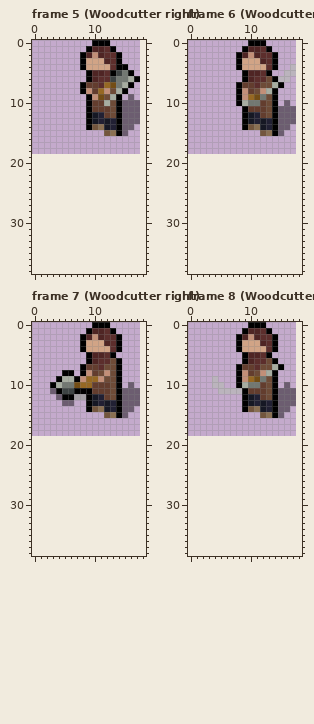
Two states of a pixel-art file, dev/villagers-action.aseprite. The picture above was drawn from the file before the commit.
18x19 pixels, 44 frames. Shown: frame 5 (Woodcutter right), frame 6 (Woodcutter right), frame 7 (Woodcutter right), frame 8 (Woodcutter right). The old version is drawn lined up with the new one, on the new canvas. The commit also changed other frames, which this record leaves out.
And afterwards:
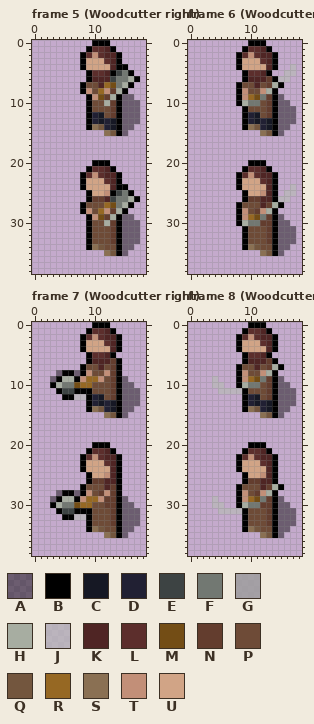
Palette (. is transparent): A #00000073  B #000000  C #161824  D #212033  E #3d4343  F #727872  G #9e9e9ed9  H #a7ada1  J #b8b8b8ba  K #4f2524  L #5c2e2c  M #734d15  N #633d2e  P #6e4b37  Q #73563e  R #966823  S #8a7053  T #c28f78  U #d1a486
Author's note on the commit: Added missing villager sprites.
What changed:
canvas 18x19 -> 19x39
Frame 5 (Woodcutter right):
y 1: x 10..12 KKL -> LLK
y 2: x 9 K -> L; x 11..13 KLL -> LKK
y 3: x 12..13 KL -> LK
y 4: x 13 L -> K
y 5: x 10..12 KKL -> LLK
y 6: x 11..12 LL -> KK
y 7: x 9..11 NNL -> PPK
y 8: x 10 N -> P; x 13 P -> N
y 9: x 12 P -> N; x 15 . -> A
y 10: x 10..11 NN -> PP; x 13 P -> N
y 11: x 10..13 NNNP -> PPPN
y 12: x 10..13 CDNP -> DCPN
y 13: x 10..13 CDCD -> DCDC
y 14: x 10..13 QSCD -> SQDC
y 15: x 12..13 QS -> SQ
y 20: x 10..12 ... -> BBB
y 21: x 9..13 ..... -> BLLKB
y 22: x 8..14 ....... -> BLTLKKB
y 23: x 8..14 ....... -> BUUULKB
y 24: x 8..15 ........ -> BUUUUKBB
y 25: x 9..16 ........ -> BUUTBEFB
y 26: x 9..17 ......... -> BNNKEFFHB
y 27: x 8..16 ......... -> BPPPRMFHB
y 28: x 8..15 ........ -> BTPRTNHB
y 29: x 9..16 ........ -> BTMNHBAA
y 30: x 9..17 ......... -> BPPHNBAAA
y 31..33: x 9..17 ......... -> BPPPNBAAA
y 34: x 9..16 ........ -> BSQPPBAA
y 35: x 12..15 .... -> SQBA
Frame 6 (Woodcutter right):
y 1: x 10..12 KKL -> LLK
y 2: x 9 K -> L; x 11..13 KLL -> LKK
y 3: x 12..13 KL -> LK
y 4: x 13 L -> K
y 5: x 10..12 KKL -> LLK
y 6: x 11..13 LLP -> KKN
y 7: x 9..11 NNL -> PPK; x 13 P -> N
y 8: x 10 N -> P
y 9: x 13 P -> N; x 15 . -> A
y 10: x 12..13 NP -> PN; x 15 . -> A
y 11: x 10..13 NNNP -> PPPN
y 12: x 10..13 CDNP -> DCPN
y 13: x 10..13 CDCD -> DCDC
y 14: x 10..13 QSCD -> SQDC
y 15: x 12..13 QS -> SQ
y 20: x 10..12 ... -> BBB
y 21: x 9..13 ..... -> BLLKB
y 22: x 8..14 ....... -> BLTLKKB
y 23: x 8..14 ....... -> BUUULKB
y 24: x 8..14 ....... -> BUUUUKB; x 17 . -> J
y 25: x 9..14 ...... -> BUUTKB; x 16..17 .. -> JJ
y 26: x 9..16 ........ -> BNNKKBJJ
y 27: x 8..15 ........ -> BPPPKNHB
y 28: x 8..14 ....... -> BTPNTHB
y 29: x 8..15 ........ -> BTRMFNBA
y 30: x 8..16 ......... -> BHFFNNBAA
y 31..33: x 9..17 ......... -> BPPPNBAAA
y 34: x 9..16 ........ -> BSQPPBAA
y 35: x 12..15 .... -> SQBA
Frame 7 (Woodcutter right):
y 1: x 10..12 KKL -> LLK
y 2: x 9 K -> L; x 11..13 KLL -> LKK
y 3: x 12..13 KL -> LK
y 4: x 13 L -> K
y 5: x 10..12 KKL -> LLK
y 6: x 11..13 LLP -> KKN
y 7: x 9..11 NNL -> PPK; x 13 P -> N
y 8: x 4 . -> A; x 7 . -> A; x 10 N -> P; x 13 P -> N
y 9: x 3 . -> A; x 13 P -> N; x 15 . -> A
y 10: x 10..13 NNNP -> PPPN; x 15 . -> A
y 11: x 3 A -> .; x 10..13 NNNP -> PPPN
y 12: x 4 A -> .; x 7..8 GG -> JJ; x 10..13 CDNP -> DCPN
y 13: x 5..6 AA -> ..; x 10..13 CDCD -> DCDC
y 14: x 10..13 QSCD -> SQDC
y 15: x 12..13 QS -> SQ
y 20: x 10..12 ... -> BBB
y 21: x 9..13 ..... -> BLLKB
y 22: x 8..14 ....... -> BLTLKKB
y 23: x 8..14 ....... -> BUUULKB
y 24: x 8..14 ....... -> BUUUUKB
y 25: x 9..14 ...... -> BUUTKB
y 26: x 9..14 ...... -> BNNKKB
y 27: x 8..14 ....... -> BPPPKNB
y 28: x 4..14 ........... -> ABBABTPNTNB
y 29: x 3..15 ............. -> ABHHBTRRTNNBA
y 30: x 3..16 .............. -> BHFFMRRPPNNBAA
y 31: x 4..17 .............. -> BEEBBBPPPNBAAA
y 32: x 5..17 ............. -> BBJJBPPPNBAAA
y 33: x 9..17 ......... -> BPPPNBAAA
y 34: x 9..16 ........ -> BSQPPBAA
y 35: x 12..15 .... -> SQBA
Frame 8 (Woodcutter right):
y 1: x 10..12 KKL -> LLK
y 2: x 9 K -> L; x 11..13 KLL -> LKK
y 3: x 12..13 KL -> LK
y 4: x 13 L -> K
y 5: x 10..12 KKL -> LLK
y 6: x 11..13 LLP -> KKN
y 7: x 9..11 NNL -> PPK; x 13 P -> N
y 8: x 10 N -> P
y 9: x 13 P -> N; x 15 . -> A
y 10: x 12..13 NP -> PN; x 15 . -> A
y 11: x 10..13 NNNP -> PPPN
y 12: x 10..13 CDNP -> DCPN
y 13: x 10..13 CDCD -> DCDC
y 14: x 10..13 QSCD -> SQDC
y 15: x 12..13 QS -> SQ
y 20: x 10..12 ... -> BBB
y 21: x 9..13 ..... -> BLLKB
y 22: x 8..14 ....... -> BLTLKKB
y 23: x 8..14 ....... -> BUUULKB
y 24: x 8..14 ....... -> BUUUUKB
y 25: x 9..14 ...... -> BUUTKB
y 26: x 9..14 ...... -> BNNKKB
y 27: x 8..15 ........ -> BPPPKNHB
y 28: x 8..14 ....... -> BTPNTHB
y 29: x 4 . -> J; x 8..15 ........ -> BTRMFNBA
y 30: x 4..5 .. -> JJ; x 8..16 ......... -> BHFFNNBAA
y 31: x 5..17 ............. -> JJJJBPPPNBAAA
y 32..33: x 9..17 ......... -> BPPPNBAAA
y 34: x 9..16 ........ -> BSQPPBAA
y 35: x 12..15 .... -> SQBA
